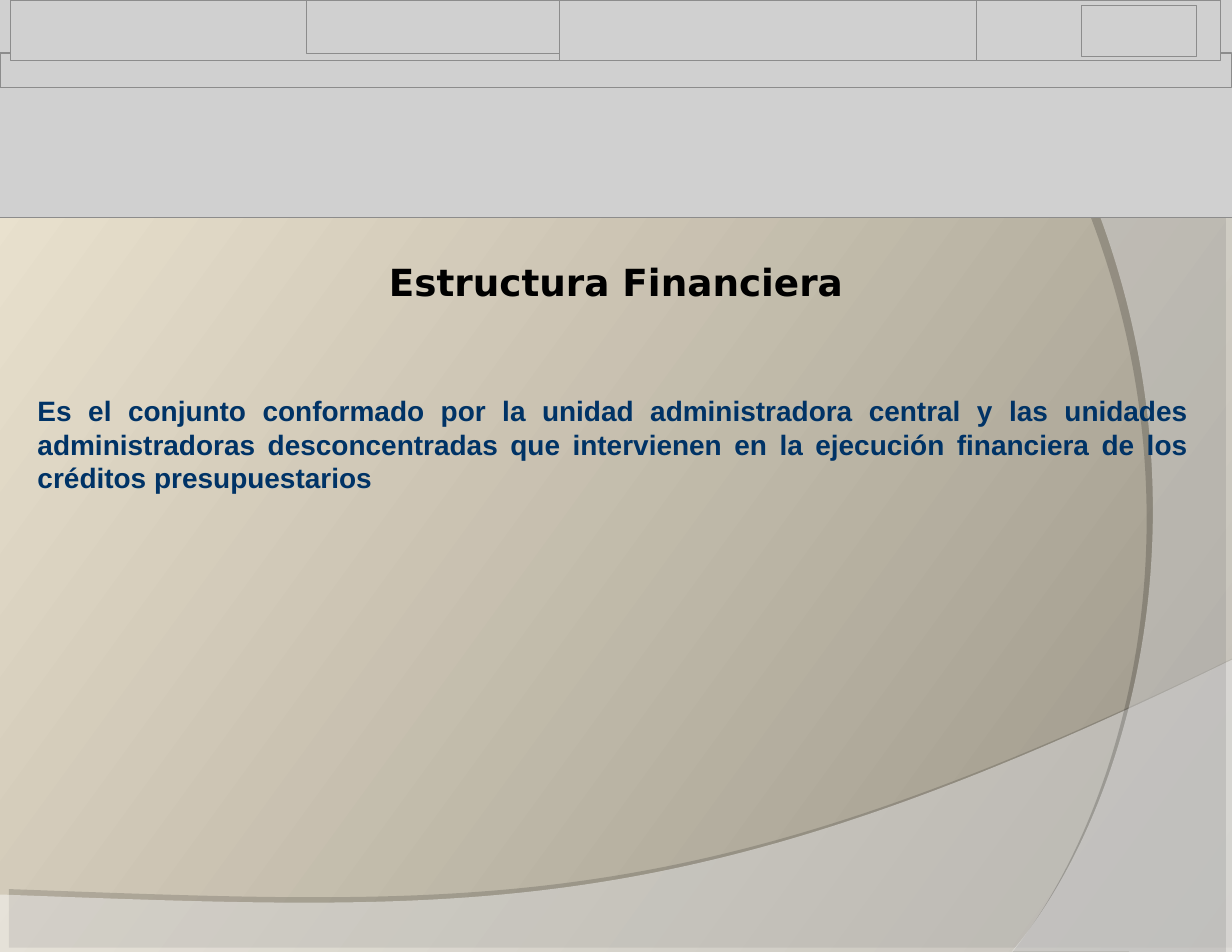
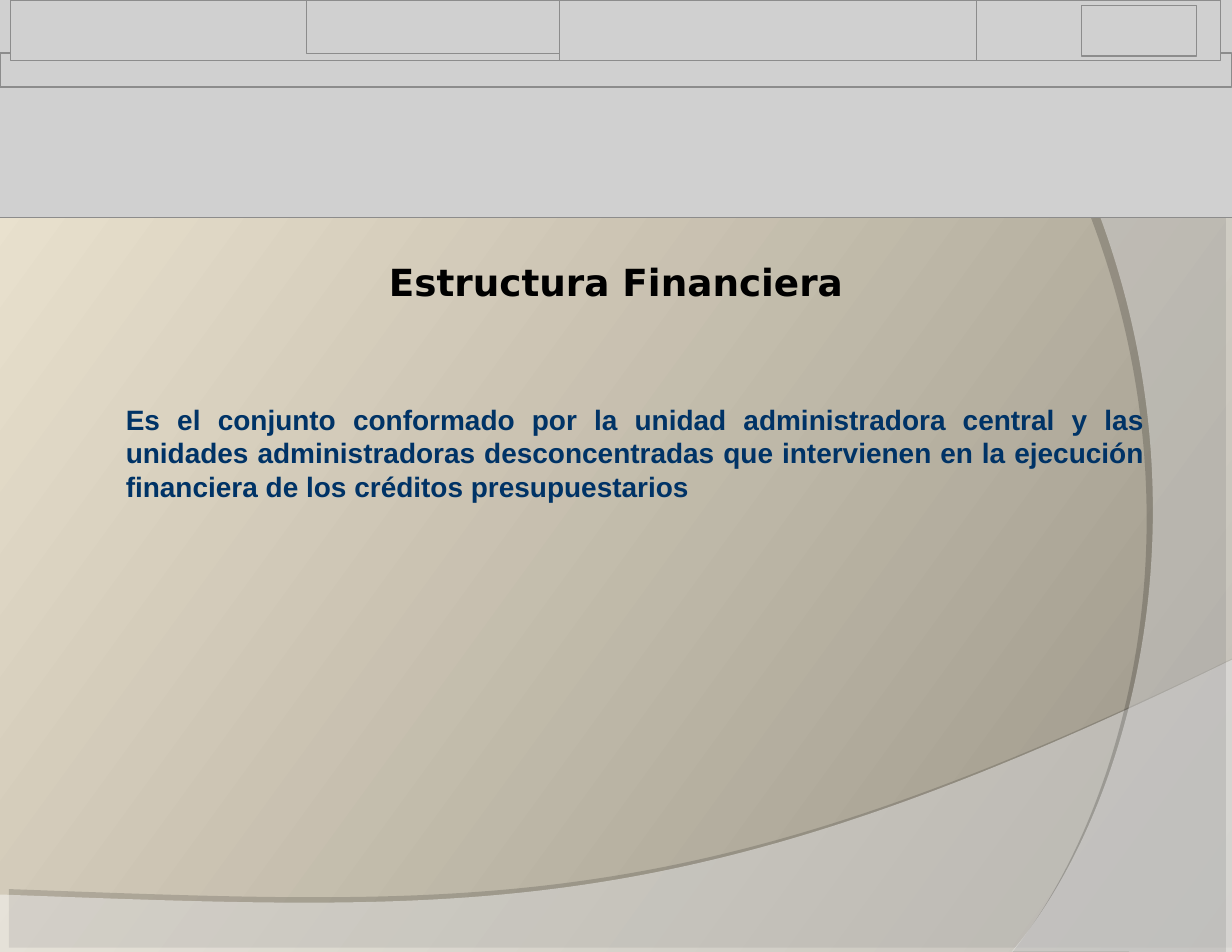
Before and after one commit to alisira/sgf, a slide deck: slide 4 of SOPORTE/Integracion_Sigefirrhh_Sigecof.ppt. Drawn at 1232x952 pixels with LibreOffice and Linux fonts; fonts in the diff are those of the drawing; grey boxes stand for pictures; background and template pictures are left out. Boxes give left, top, right and bottom in pixels: in the first picture for what was removed or moved away, otherwise in the second. Text is boxed around its words. In the diff, an @@ line names an element or a change of style, - is before the commit and + after.

```diff
--- a/SOPORTE/Integracion_Sigefirrhh_Sigecof.ppt
+++ b/SOPORTE/Integracion_Sigefirrhh_Sigecof.ppt
@@ text "Es el conjunto conformado por ..." rewrapped from box(37, 400, 1187, 493) to box(126, 409, 1143, 502) @@
```
Also in this commit, not shown: 4 other slides changed, 16 slides added, 7 slides removed.
